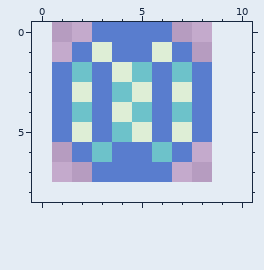
One commit to this pixel-art sprite: client/src/assets/gem.png. Above: the version before the commit.
The file is 8x8 pixels. The old version is drawn lined up with the new one, on the new canvas.
Once edited:
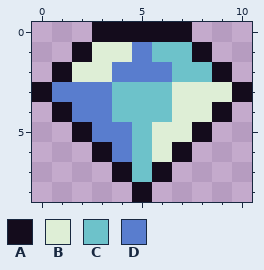
Palette (. is transparent): A #140c1c  B #deeed6  C #6dc2ca  D #597dce
Commit: graphics changes splashscreen
The exact change:
canvas 8x8 -> 11x9, the old top-left corner now at 1,0
@@ x 0..10 @@
-0 ...DDDD....
-1 ..DBDDBD...
-2 .DCDBCDCD..
-3 .DBDCBDBD..
-4 .DCDBCDCD..
-5 .DBDCBDBD..
-6 ..DCDDCD...
-7 ...DDDD....
-8 ...........
+0 ...AAAAA...
+1 ..ABBDCCA..
+2 .ABBDDDCCA.
+3 ADDDCCCBBBA
+4 .ADDCCCBBA.
+5 ..ADDCBBA..
+6 ...ADCBA...
+7 ....ACA....
+8 .....A.....
Pixel boxes of the changes (left, top, right, bottom) in both pictures:
changed: (32, 22, 252, 202)
